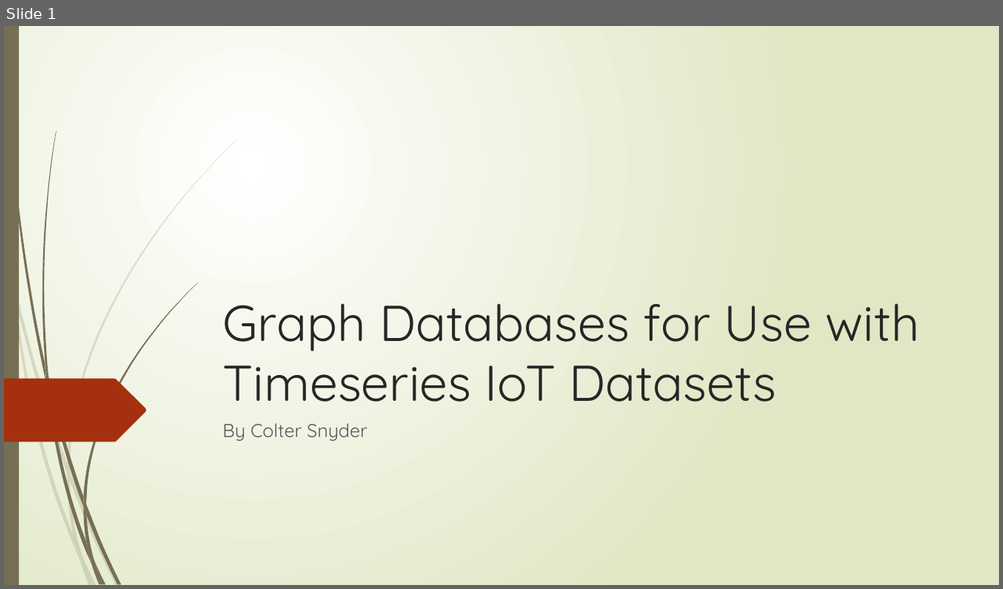
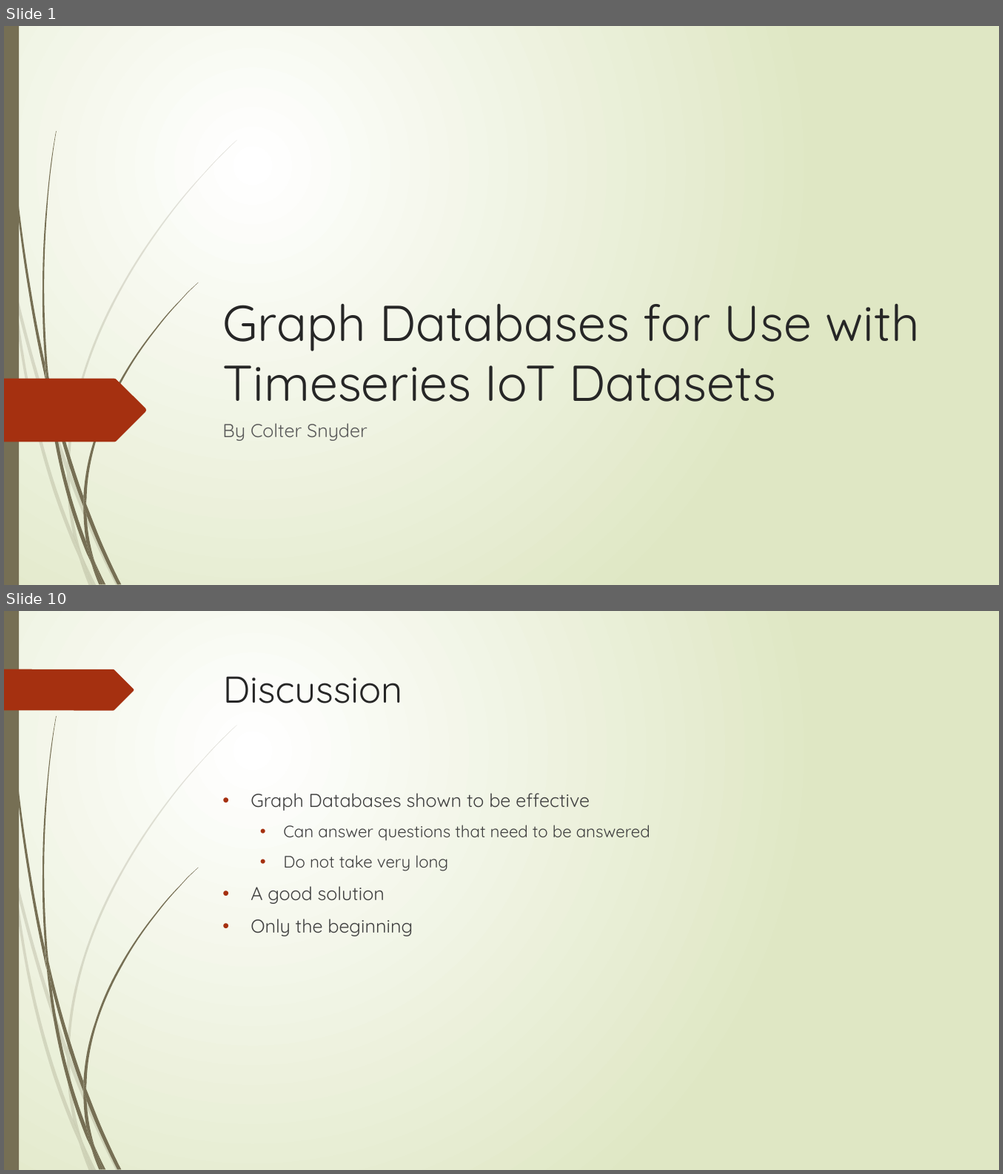
Before and after one commit to coltersnyder/CSCI598BFinalProject, a slide deck: FinalPresentation.pptx. Shown one above the other, each under a label of ours: slide 1 before the commit, slides 1 and 10 after it; the slides between them are not shown. The pictures are 1003x589 and 1003x1174 pixels, drawn with LibreOffice and Linux fonts; fonts in the diff are those of the drawing. Boxes give left, top, right and bottom in pixels: in the first picture for what was removed or moved away, otherwise in the second. Text is boxed around its words. In the diff, an @@ line names an element or a change of style, - is before the commit and + after.

```diff
--- a/FinalPresentation.pptx
+++ b/FinalPresentation.pptx
@@ slide 10 added at (4, 611, 999, 1170), background gradient #FFFFFF to #DFE8C4; not listed: 23 template elements that a slide beside it also shows @@
@@ freeform shape added at (4, 669, 134, 710), fill #A53010 @@
@@ title added at (223, 676, 402, 703), 36 pt, text #262626 @@
+Discussion
@@ text added at (250, 793, 650, 937), 18 pt, text #404040 @@
+• Graph Databases shown to be effective
+  • Can answer questions that need to be answered
+  • Do not take very long
+• A good solution
+• Only the beginning
```
Also in this commit, not shown: 2 slides changed, 9 other slides added, 4 slides removed.
